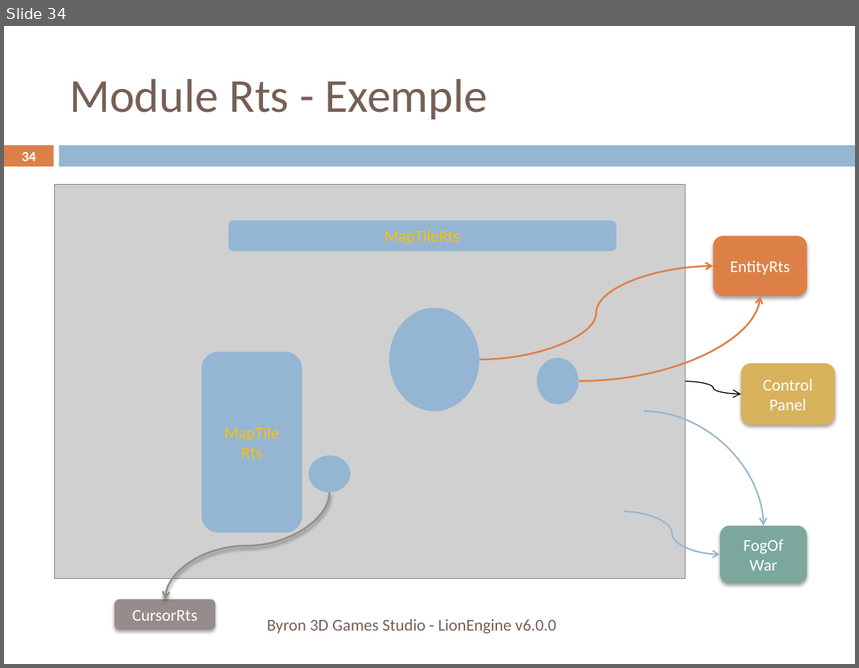
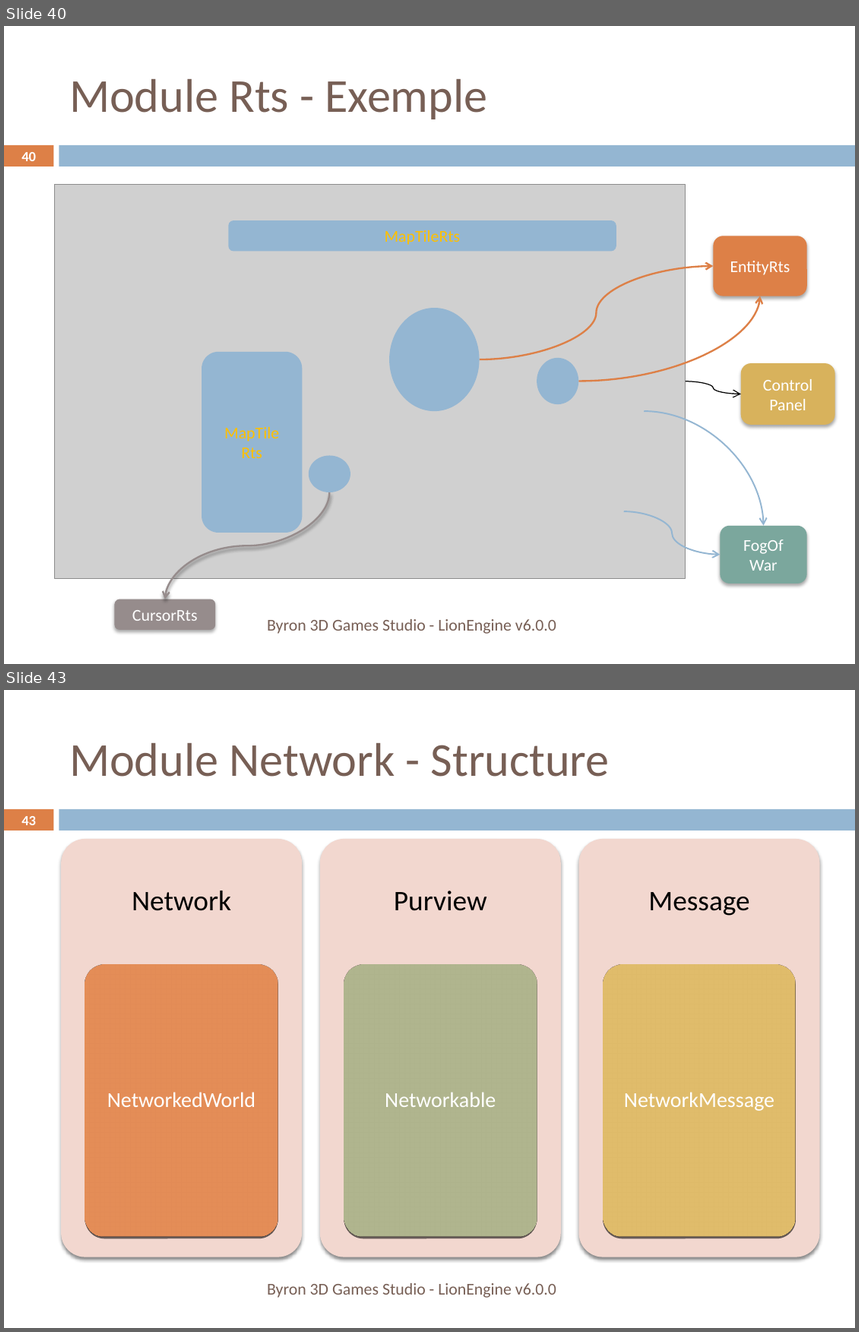
Before and after one commit to b3dgs/lionengine, a slide deck: doc/src/lionengine.pptx. Shown one above the other, each under a label of ours: slide 34 before the commit, slides 40 and 43 after it; the slides between them are not shown. The pictures are 859x668 and 859x1332 pixels, drawn with LibreOffice and Linux fonts; fonts in the diff are those of the drawing; grey boxes stand for pictures. Boxes give left, top, right and bottom in pixels: in the first picture for what was removed or moved away, otherwise in the second. Text is boxed around its words. In the diff, an @@ line names an element or a change of style, - is before the commit and + after.

Commit message:
Network doc updated.

```diff
--- a/doc/src/lionengine.pptx
+++ b/doc/src/lionengine.pptx
@@ slide 43 added at box(4, 690, 855, 1328), background #FFFFFF; not listed: 2 template elements that a slide beside it also shows @@
@@ title added at box(69, 743, 610, 777), 40 pt, text #775F55 @@
+Module Network - Structure
@@ page number added at box(21, 816, 36, 825), 11.9 pt, text #FFFFFF, bold @@
+43
@@ group added at box(61, 839, 820, 1258): 6 rounded rectangles, 6 texts @@
+Network
+NetworkedWorld
+Purview
+Networkable
+Message
+NetworkMessage
@@ text added at box(267, 1284, 557, 1298), 14 pt, text #775F55 @@
+Byron 3D Games Studio - LionEngine v6.0.0
@@ what was slide 34 is now slide 40 @@
@@ page number at box(21, 152, 36, 161): text changed @@
-34
+40
```
Also in this commit, not shown: 15 slides changed, 11 other slides added, 48 other files.
